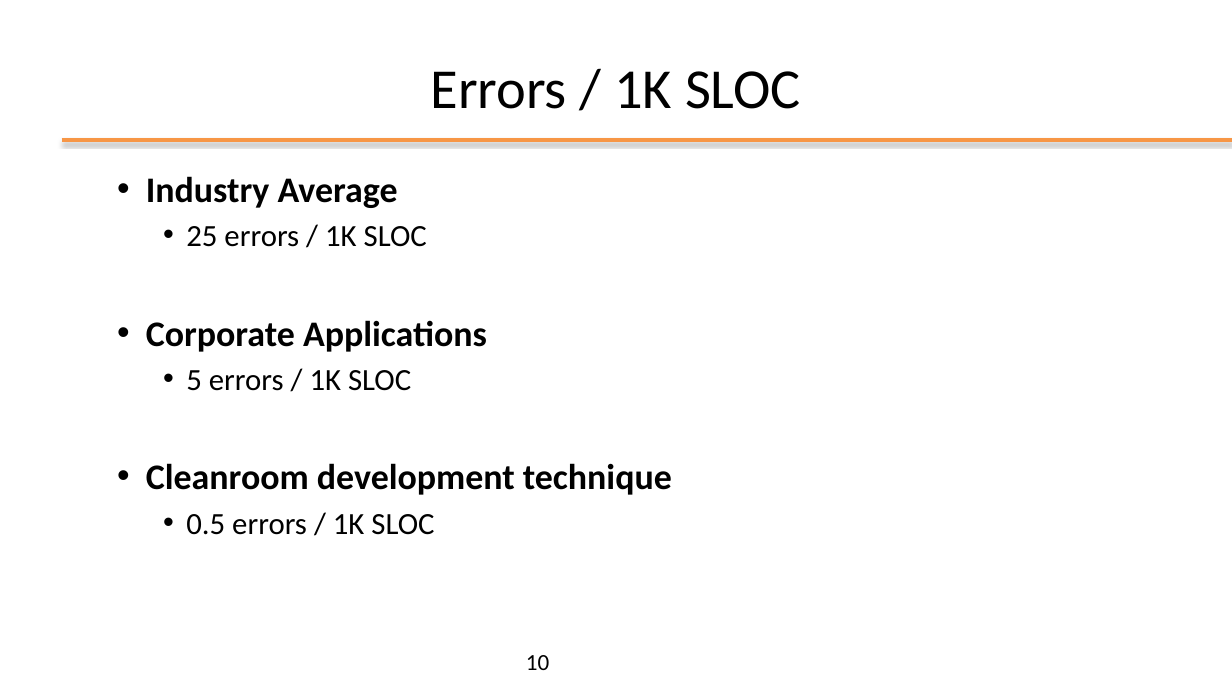
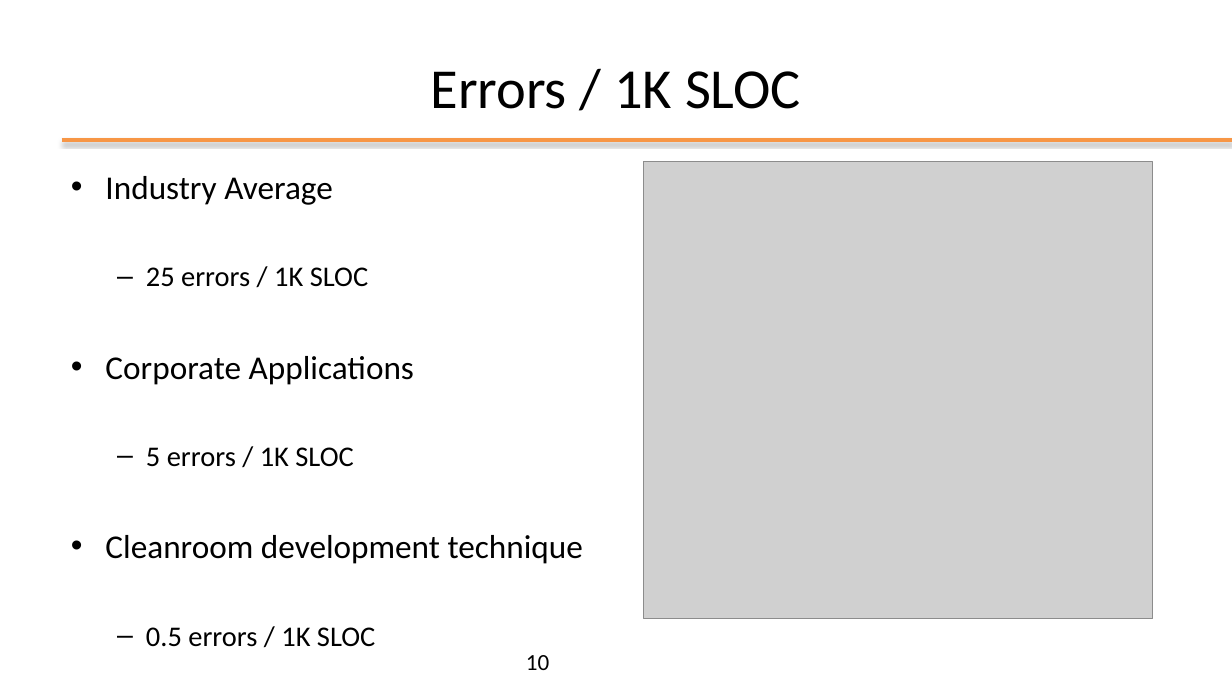
Before and after one commit to plctechnician/ooprogramming, a slide deck: slide 10 of java/slides/ppt/01 - Java From Functions to Objects.pptx. Drawn at 1232x693 pixels with LibreOffice and Linux fonts; fonts in the diff are those of the drawing; grey boxes stand for pictures; background and template pictures are left out. Boxes give left, top, right and bottom in pixels: in the first picture for what was removed or moved away, otherwise in the second. Text is boxed around its words. In the diff, an @@ line names an element or a change of style, - is before the commit and + after.

```diff
--- a/java/slides/ppt/01 - Java From Functions to Objects.pptx
+++ b/java/slides/ppt/01 - Java From Functions to Objects.pptx
@@ text "Industry Average" at (105, 176, 583, 647): size 28 to 25.9 pt, bold off in "Industry Average", "Corporate Applications", "Cleanroom development technique"; size 24 to 22.2 pt in "25 errors / 1K SLOC", "5 errors / 1K SLOC", "0.5 errors / 1K SLOC"; list level 2 to 1 in "Industry Average"; bullet • to –; list level 3 to 2 in "25 errors / 1K SLOC"; list level 2 to 1 in "Corporate Applications"; list level 3 to 2 in "5 errors / 1K SLOC"; list level 2 to 1 in "Cleanroom development technique"; list level 3 to 2 in "0.5 errors / 1K SLOC" @@
@@ picture added at (644, 162, 1153, 619) @@
```
Also in this commit, not shown: 1 slide added, 7 other files.
